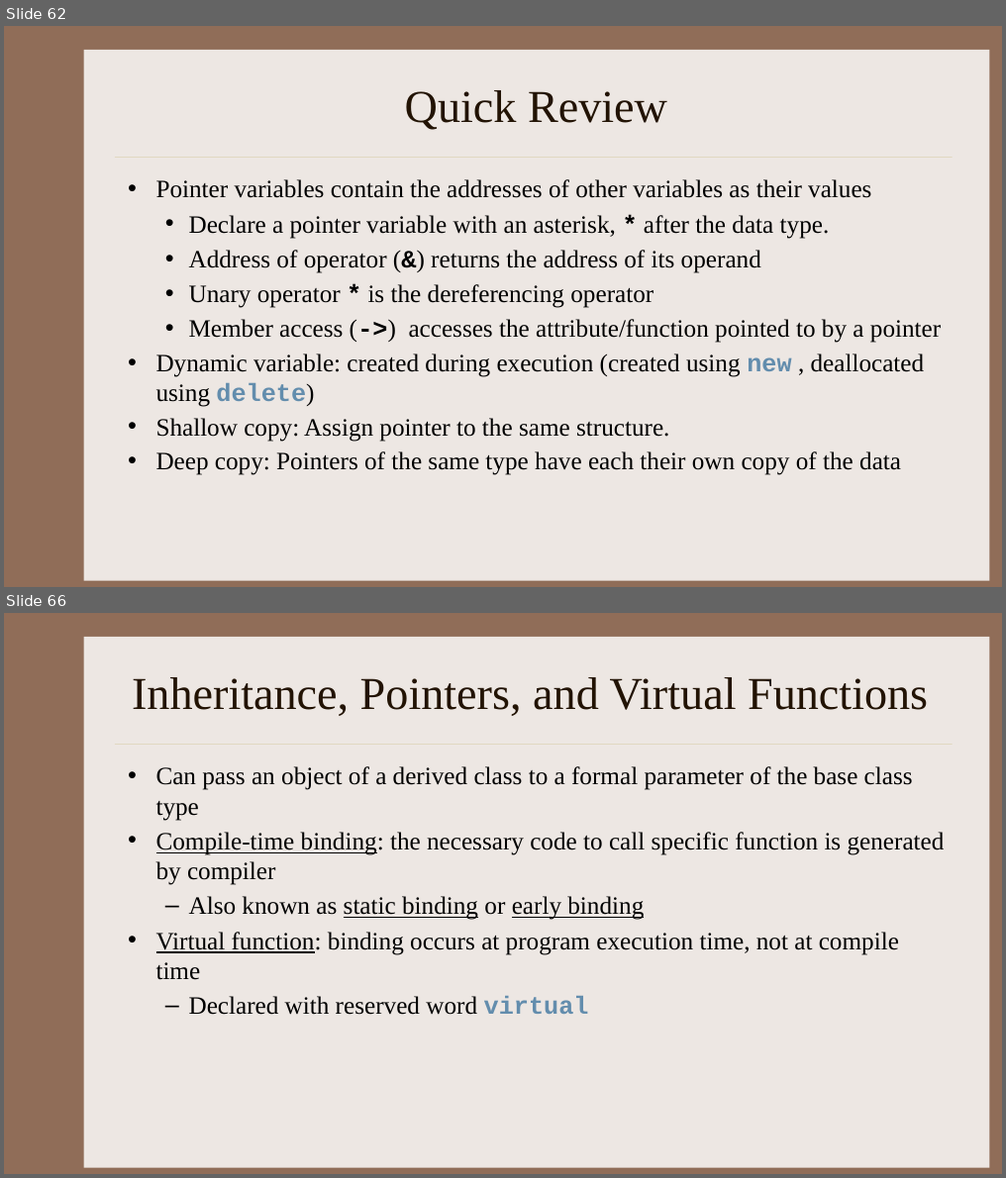
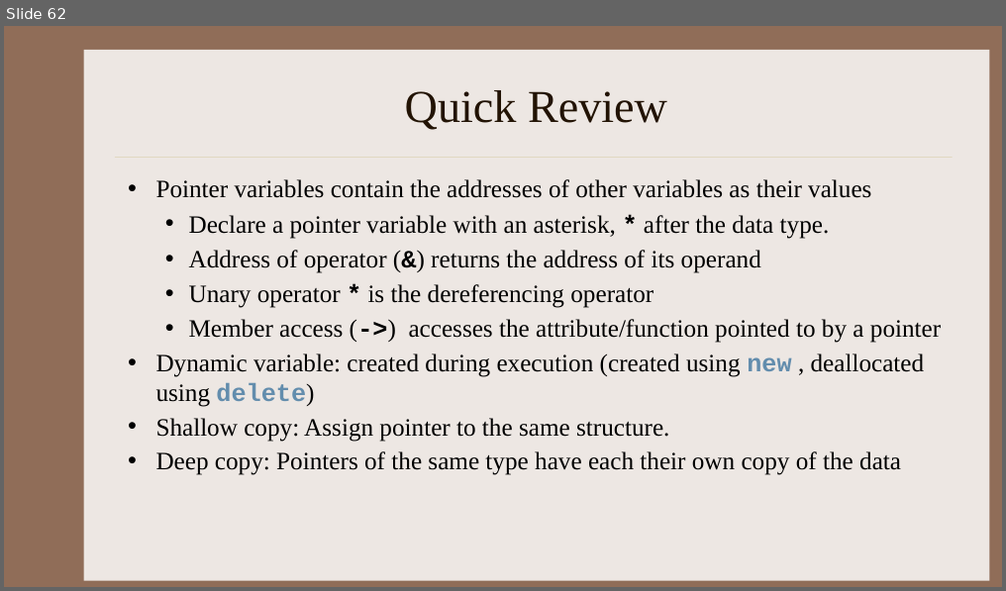
Before and after one commit to kapsitis/rbs-datastructures, a slide deck: slides/DS_Week02_02_Classes.pptx. Shown one above the other, each under a label of ours: slides 62 and 66 before the commit, slide 62 after it; the slides between them are not shown. The pictures are 1006x1178 and 1006x591 pixels, drawn with LibreOffice and Linux fonts; fonts in the diff are those of the drawing. Boxes give left, top, right and bottom in pixels: in the first picture for what was removed or moved away, otherwise in the second. Text is boxed around its words. In the diff, an @@ line names an element or a change of style, - is before the commit and + after.

```diff
--- a/slides/DS_Week02_02_Classes.pptx
+++ b/slides/DS_Week02_02_Classes.pptx
@@ slide 66 removed at <box>4,613,1002,1174</box>, background #906D58; not listed: 2 template elements that a slide beside it also shows @@
@@ title removed at <box>132,677,928,716</box> @@
-Inheritance, Pointers, and Virtual Functions
@@ text removed at <box>156,766,944,1015</box> @@
-• Can pass an object of a derived class to a formal parameter of the base class type
-• Compile-time binding: the necessary code to call specific function is generated by compiler
-  – Also known as static binding or early binding
-• Virtual function: binding occurs at program execution time, not at compile time
-  – Declared with reserved word virtual
```
Also in this commit, not shown: 24 other slides removed, 53 other files.
